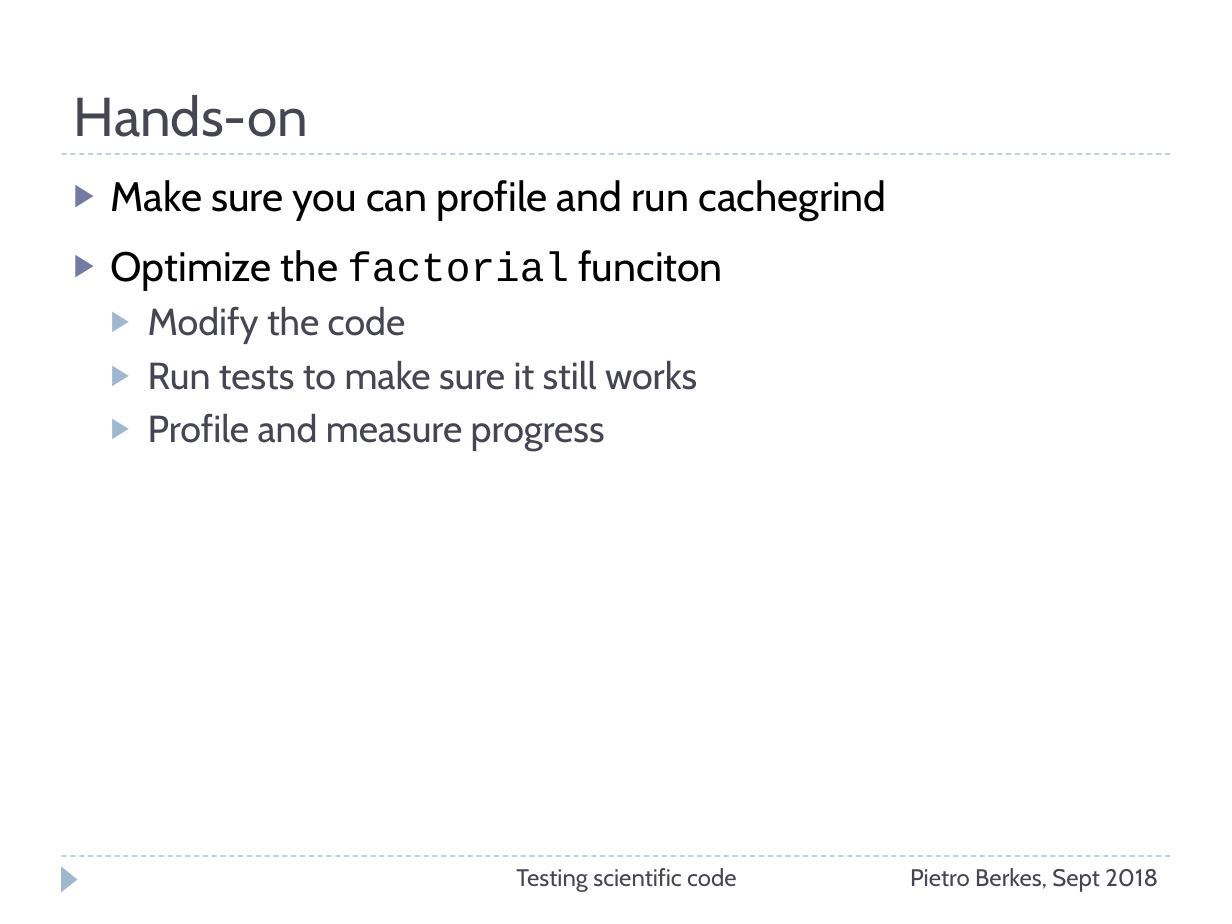
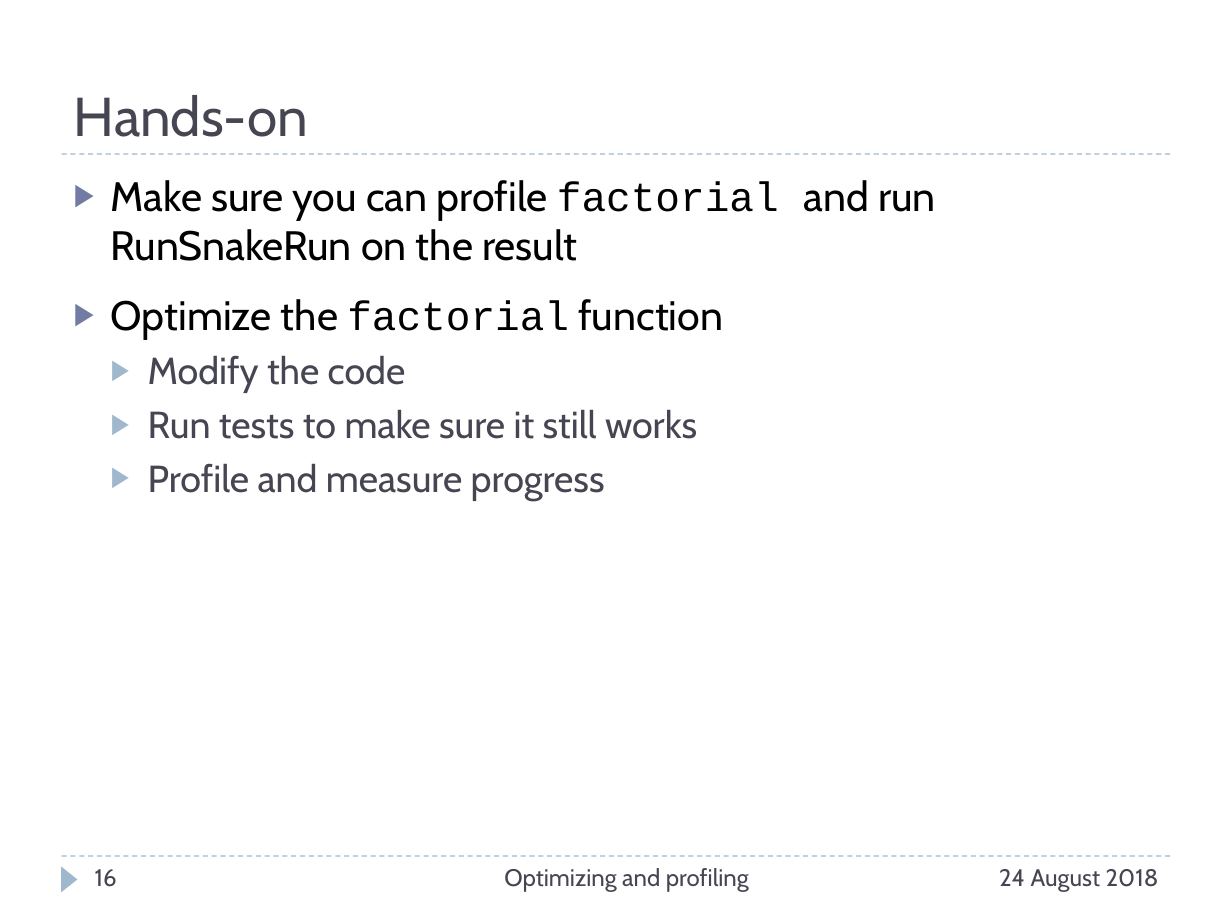
Before and after one commit to ASPP/testing_debugging_profiling, a slide deck: slide 16 of profiling.pptx (slide 15 before the commit). Drawn at 1232x924 pixels with LibreOffice and Linux fonts; fonts in the diff are those of the drawing. Boxes give left, top, right and bottom in pixels: in the first picture for what was removed or moved away, otherwise in the second. Text is boxed around its words. In the diff, an @@ line names an element or a change of style, - is before the commit and + after.

```diff
--- a/profiling.pptx
+++ b/profiling.pptx
@@ text at <box>111,180,779,340</box>: text changed @@
-▶ Make sure you can profile and run cachegrind
-▶ Optimize the factorial funciton
+▶ Make sure you can profile factorial and run RunSnakeRun on the result
+▶ Optimize the factorial function
@@ page number added at <box>95,869,117,887</box>, 14 pt, text #464653 @@
+16
@@ text at <box>504,868,749,892</box>: text changed @@
-Testing scientific code
+Optimizing and profiling
@@ text at <box>999,869,1159,892</box>: text changed @@
-Pietro Berkes, Sept 2018
+24 August 2018
```
Also in this commit, not shown: 15 other slides changed, 4 slides added, 3 slides removed, 10 other files.
